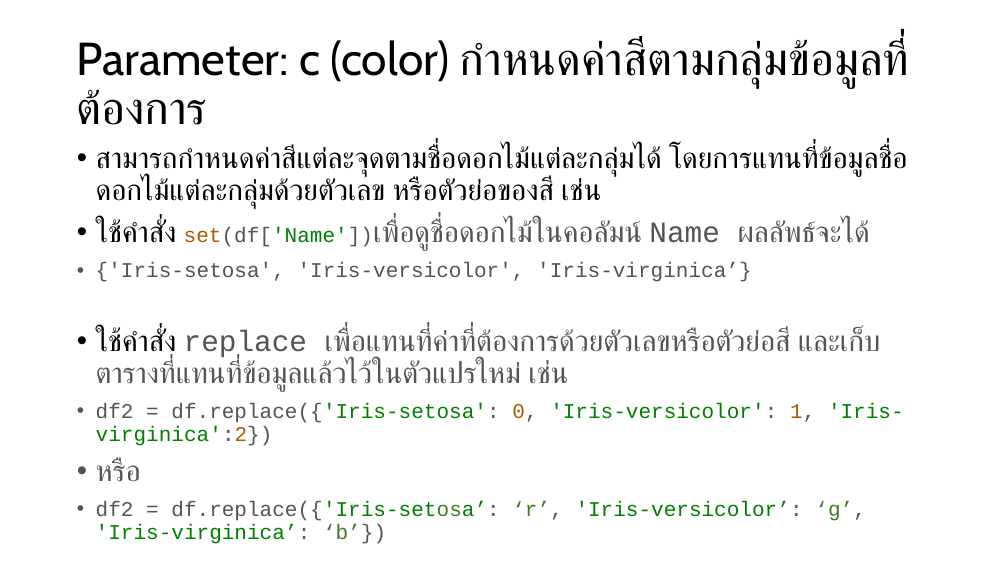
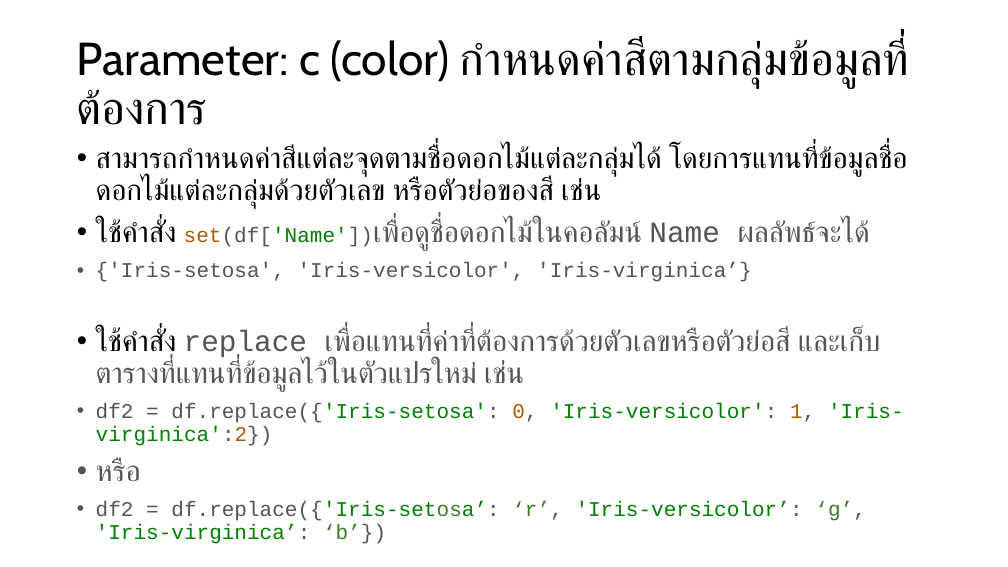
Before and after one commit to tohnperfect/Course-DS-Programming-and-Data-Viz, a slide deck: slide 6 of PPT/Class period 12.pptx. Drawn at 1008x567 pixels with LibreOffice and Linux fonts; fonts in the diff are those of the drawing. Boxes give left, top, right and bottom in pixels: in the first picture for what was removed or moved away, otherwise in the second. Text is boxed around its words. In the diff, an @@ line names an element or a change of style, - is before the commit and + after.

```diff
--- a/PPT/Class period 12.pptx
+++ b/PPT/Class period 12.pptx
@@ text at bbox=[96, 328, 880, 391]: text changed @@
-• ใช้คำสั่ง replace เพื่อแทนที่ค่าที่ต้องการด้วยตัวเลขหรือตัวย่อสี และเก็บตารางที่แทนที่ข้อมูลแล้วไว้ในตัวแปรใหม่ เช่น
+• ใช้คำสั่ง replace เพื่อแทนที่ค่าที่ต้องการด้วยตัวเลขหรือตัวย่อสี และเก็บตารางที่แทนที่ข้อมูลไว้ในตัวแปรใหม่ เช่น
```
Also in this commit, not shown: 4 other slides changed, 4 other files.
